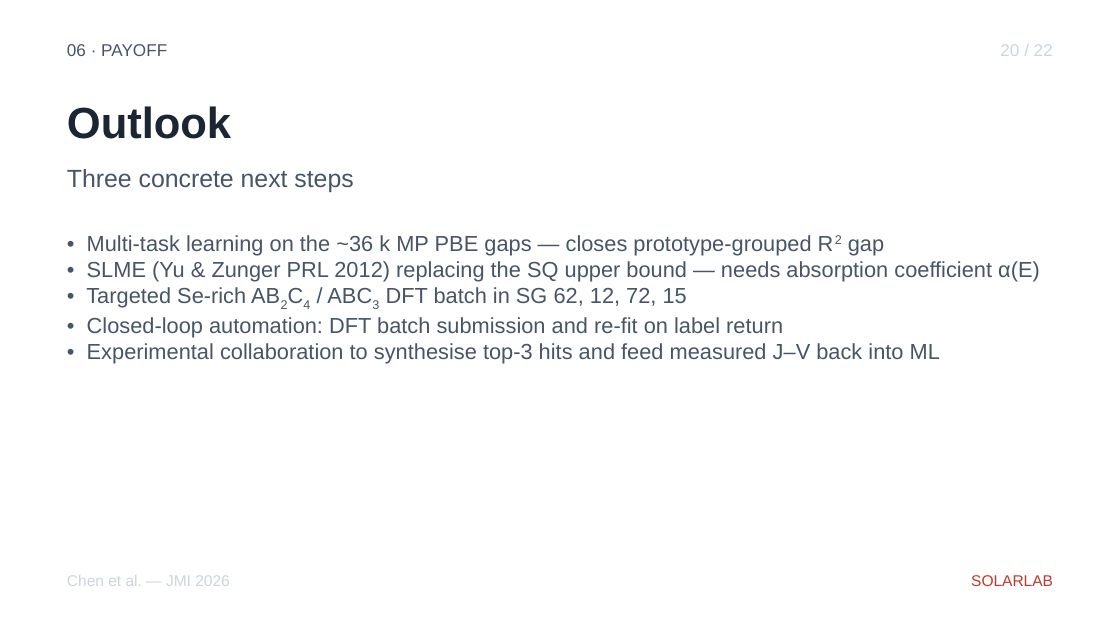
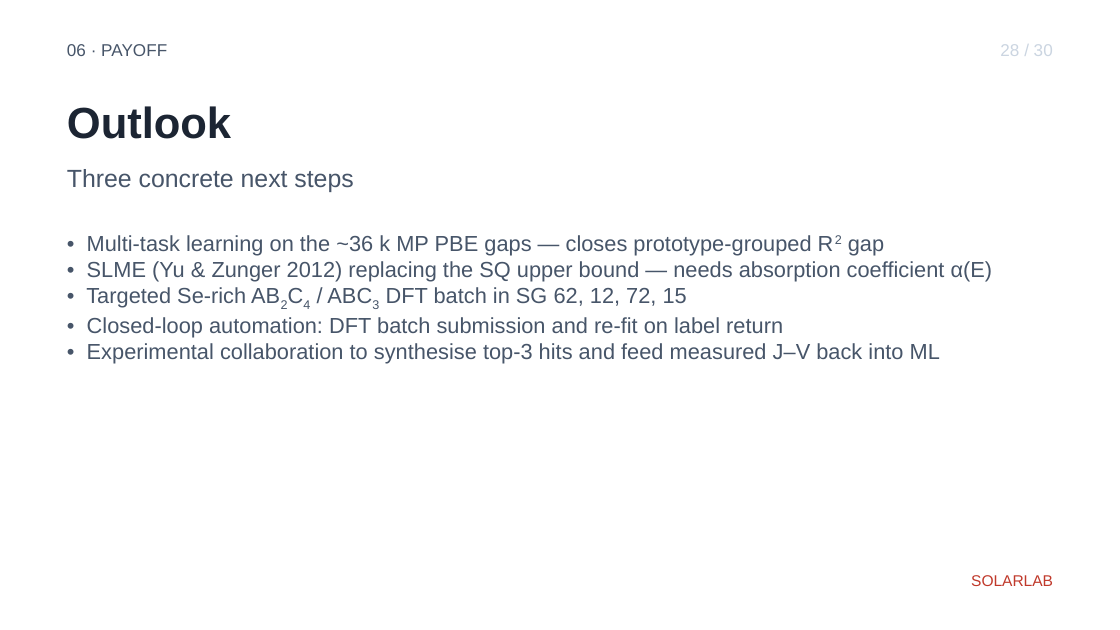
Before and after one commit to ShaneLogic/SolarLab, a slide deck: slide 34 of presentations/jmi-2026/output/jmi-2026.pptx (slide 26 before the commit). Drawn at 1120x630 pixels with LibreOffice and Linux fonts; fonts in the diff are those of the drawing. Boxes give left, top, right and bottom in pixels: in the first picture for what was removed or moved away, otherwise in the second. Text is boxed around its words. In the diff, an @@ line names an element or a change of style, - is before the commit and + after.

```diff
--- a/presentations/jmi-2026/output/jmi-2026.pptx
+++ b/presentations/jmi-2026/output/jmi-2026.pptx
@@ text at [1000, 44, 1053, 56]: text changed @@
-20 / 22
+28 / 30
@@ text at [87, 261, 993, 282]: text changed @@
-• SLME (Yu & Zunger PRL 2012) replacing the SQ upper bound — needs absorption coefficient α(E)
+• SLME (Yu & Zunger 2012) replacing the SQ upper bound — needs absorption coefficient α(E)
@@ text removed at [67, 575, 230, 586] @@
-Chen et al. — JMI 2026
```
Also in this commit, not shown: 19 other slides changed, 9 slides added, 1 slide removed, 2 other files.
